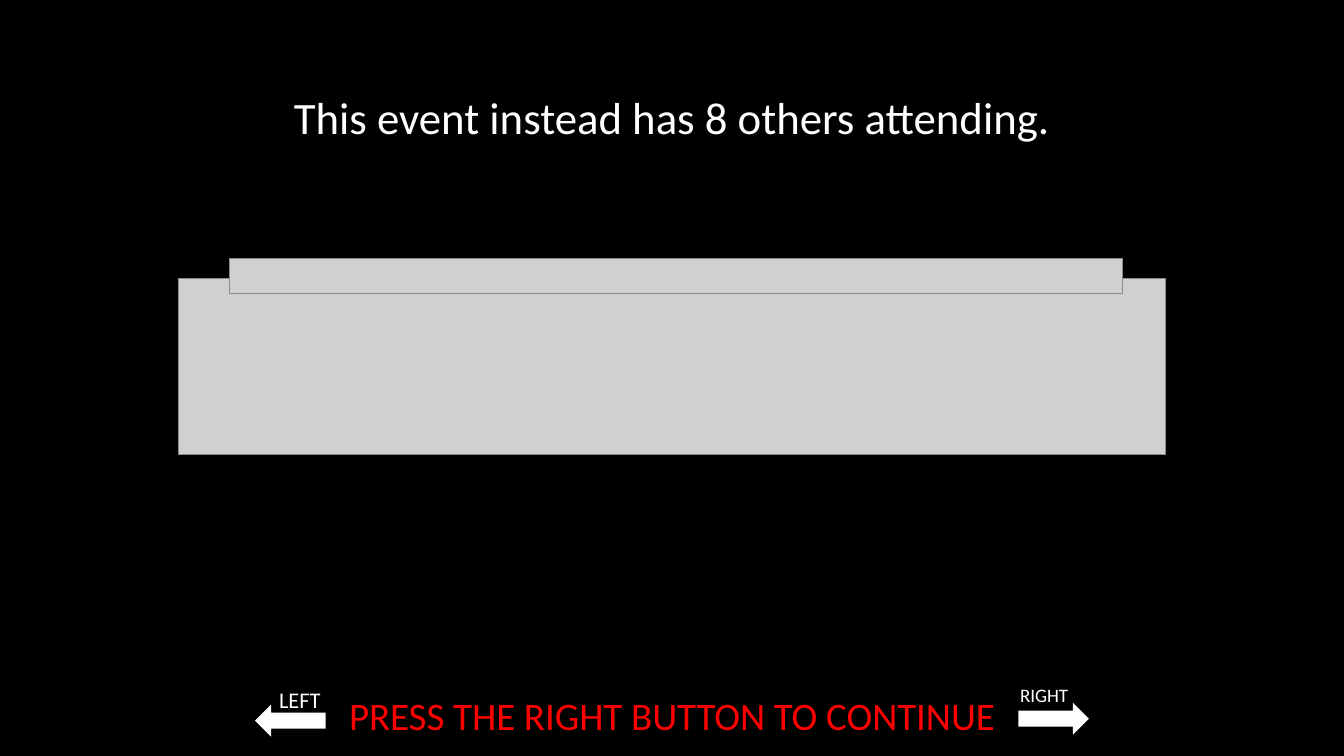
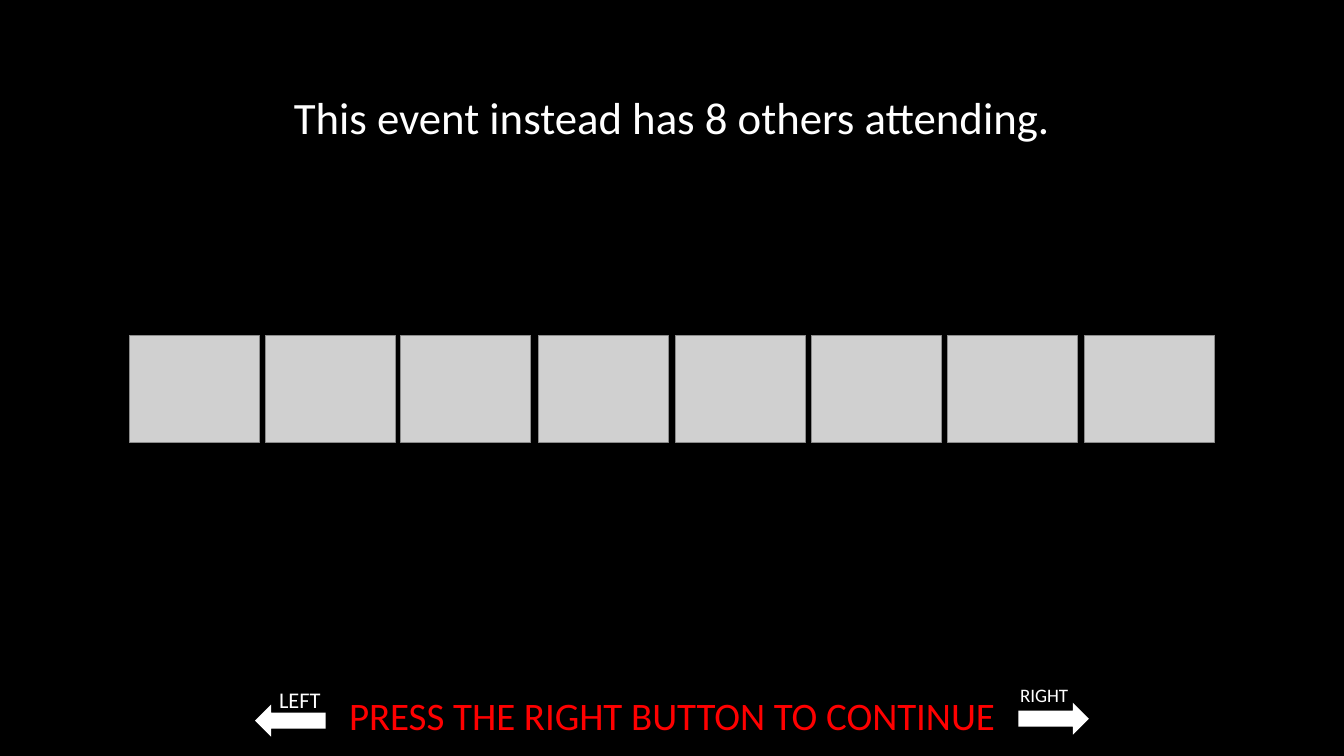
Before and after one commit to laureate-institute-for-brain-research/StimToolOnline, a slide deck: slide 7 of public/js/tasks/blind_dating/media/Blind_dating_game_instructions.pptx. Drawn at 1344x756 pixels with LibreOffice and Linux fonts; fonts in the diff are those of the drawing; grey boxes stand for pictures. Boxes give left, top, right and bottom in pixels: in the first picture for what was removed or moved away, otherwise in the second. Text is boxed around its words. In the diff, an @@ line names an element or a change of style, - is before the commit and + after.

```diff
--- a/public/js/tasks/blind_dating/media/Blind_dating_game_instructions.pptx
+++ b/public/js/tasks/blind_dating/media/Blind_dating_game_instructions.pptx
@@ picture removed at (229, 259, 1122, 293) @@
@@ picture removed at (178, 279, 1167, 455) @@
@@ group added at (129, 336, 1215, 443): 8 pictures @@
```
Also in this commit, not shown: 1 other slide changed, 5 other files.
